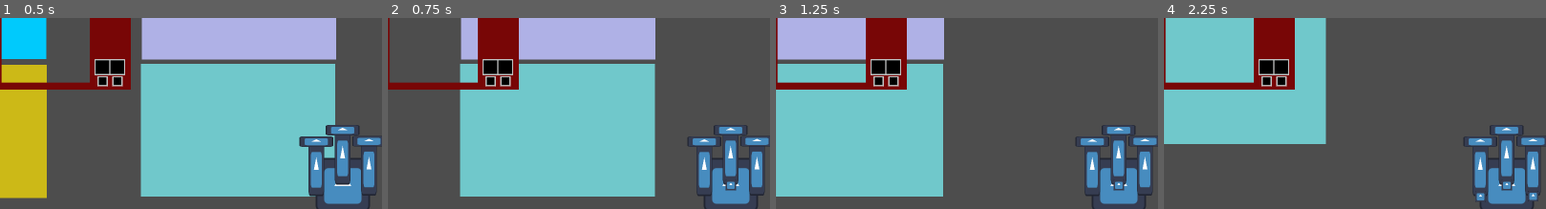
Above: before the commit, frames 1-4 (left to right).
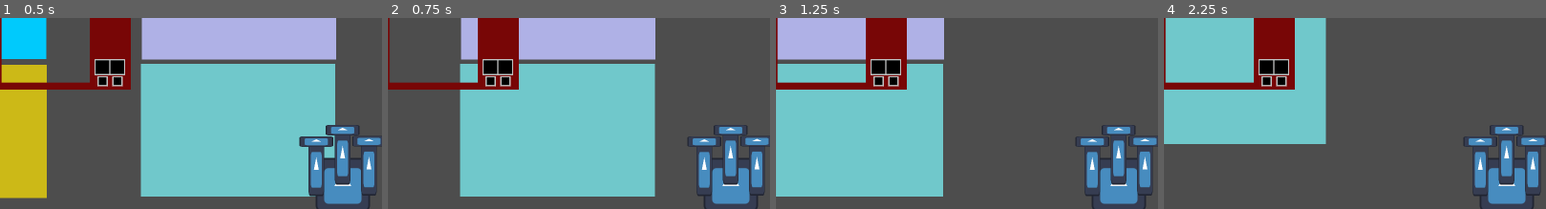
Above: after the commit, the same moments.

Repository: alin-but-real/gamenr1
Game: Godot game, scene res://scenes/main.tscn
The game is run twice, just before and just after one commit, with the same random seed, the same clock (stepped at 60 frames per second) and the same inputs. The engine's default icon, where the game draws it, is replaced by a stand-in: a white triangle on a blue panel in a dark square.
Inputs:
- Up to frame 1 (0.5 s): no input
- Up to frame 2 (0.75 s): tap Enter at 0.5 s; hold E (move_right) from 0.53 s (still down); hold Space (fire_weapon_0) from 0.53 s (still down)
- Up to frame 3 (1.25 s): keep holding E (move_right); keep holding Space (fire_weapon_0)
- Up to frame 4 (2.25 s): release E (move_right) at 1.28 s; release Space (fire_weapon_0) at 1.28 s; hold S (move_backward) 1.28-2.03 s; tap 1 (fire_weapon_1) at 1.35 s; hold E (move_right) from 2.03 s (still down); hold 2 (fire_weapon_2) from 2.03 s (still down)
The pictures show only the part of the screen within x 5-55%, y 6-56%; the shares and areas given below are measured in that part.

Frame 1 is identical in both runs. In frame 2, 0.1% of the frame differs, in the area x 88-92%, y 85-91%; in frame 3, 0.1%; in frame 4, 0.3%, in the area x 81-98%, y 85-96%.
Error after the commit: Cannot call method 'add_child' on a null value. (res://scripts/weapon_projectile.gd:11)

Commit message:
UNFINISHED: bullet needs to parent to the world

Diff:
--- a/scenes/weapon-projectile.tscn
+++ b/scenes/weapon-projectile.tscn
@@ -1,10 +1,12 @@
-[gd_scene load_steps=3 format=3 uid="uid://bsrfn6smf85o2"]
+[gd_scene load_steps=4 format=3 uid="uid://bsrfn6smf85o2"]
 
 [ext_resource type="Script" uid="uid://cvkfhidjpwuab" path="res://scripts/weapon_projectile.gd" id="1_01cec"]
 [ext_resource type="Texture2D" uid="uid://drnqlew0gbtmd" path="res://assets/art/icon.svg" id="1_bpeuo"]
+[ext_resource type="PackedScene" uid="uid://cpl82uaqc43f2" path="res://scenes/projectile.tscn" id="2_r30r8"]
 
 [node name="Weapon-projectile" type="Node2D"]
 script = ExtResource("1_01cec")
+projectile = ExtResource("2_r30r8")
 
 [node name="Sprite2D" type="Sprite2D" parent="."]
 position = Vector2(-0.500001, -65)
--- a/scripts/player.gd
+++ b/scripts/player.gd
@@ -94,8 +94,6 @@
 
 	current_move_speed = clamp(current_move_speed, -move_speed_max, move_speed_max)
 
-	print_debug(current_move_speed)
-
 	position.y += current_move_speed*-cos(rotation) * delta
 	position.x += current_move_speed*sin(rotation) * delta
 
--- a/scripts/projectile.gd
+++ b/scripts/projectile.gd
@@ -1,4 +1,7 @@
 extends Area2D
+
+func _ready() -> void:
+	print_debug("bullet fired")
 
 func _on_timer_timeout() -> void:
 	queue_free()
--- a/scripts/weapon_projectile.gd
+++ b/scripts/weapon_projectile.gd
@@ -1,10 +1,11 @@
 extends Node2D
-var projectile = preload("res://scenes/projectile.tscn")
+@export var projectile: PackedScene
+
 
 func _ready():
 	var parent = get_parent()
 	parent.fire_weapon.connect(_on_fire_weapon)
 
 func _on_fire_weapon():
-	var instance = projectile.instantiate()
-	add_child(instance)
+	var bullet_instance = projectile.instantiate()
+	get_node("Main").add_child(bullet_instance) #THIS IS BUGGED. GET_NODE NEEDS TO REFER TO THE WORLD, THEN THIS WORKS
